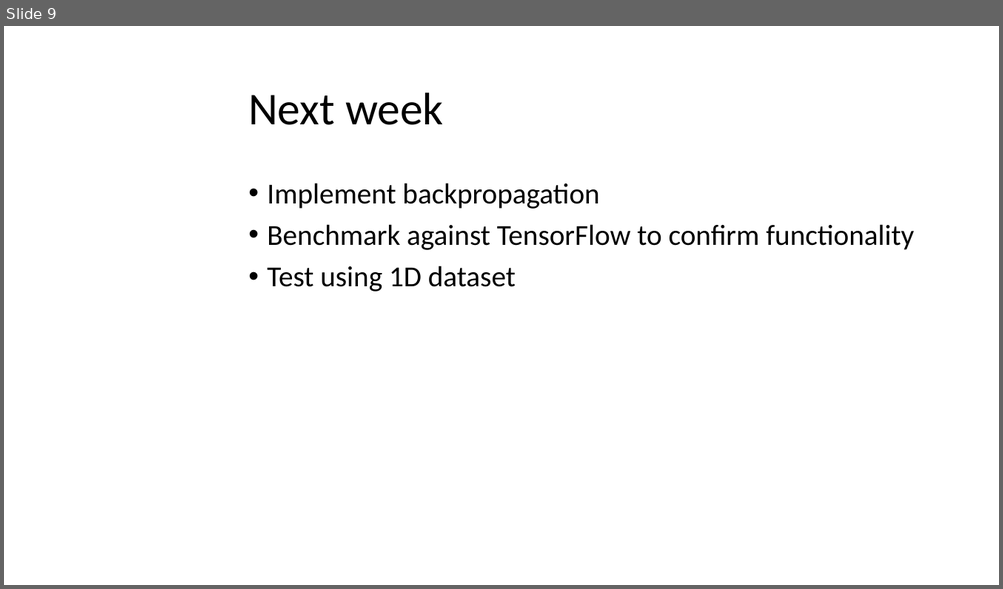
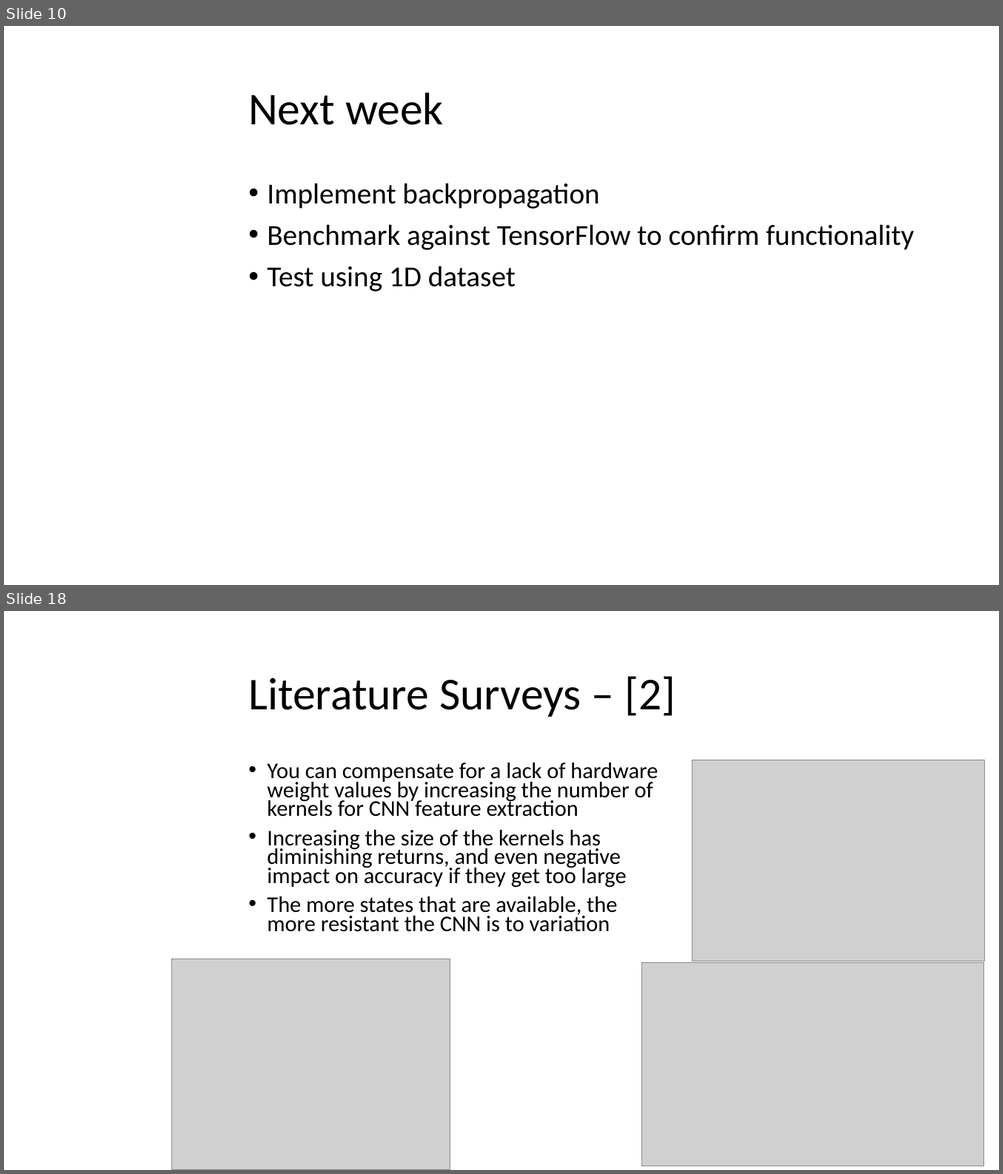
Before and after one commit to mayersjd/HardwareCNN, a slide deck: Presentations/ProjectPresentation_02-18.pptx. Shown one above the other, each under a label of ours: slide 9 before the commit, slides 10 and 18 after it; the slides between them are not shown. The pictures are 1003x589 and 1003x1174 pixels, drawn with LibreOffice and Linux fonts; fonts in the diff are those of the drawing; grey boxes stand for pictures; background and template pictures are left out. Boxes give left, top, right and bottom in pixels: in the first picture for what was removed or moved away, otherwise in the second. Text is boxed around its words. In the diff, an @@ line names an element or a change of style, - is before the commit and + after.

```diff
--- a/Presentations/ProjectPresentation_02-18.pptx
+++ b/Presentations/ProjectPresentation_02-18.pptx
@@ slide 18 added at (4,611,999,1170), background picture (left out) @@
@@ title added at (248,676,675,717), 44 pt, text #000000 @@
+Literature Surveys – [2]
@@ text added at (267,763,657,932), 21.7 pt, text #000000 @@
+• You can compensate for a lack of hardware weight values by increasing the number of kernels for CNN feature extraction
+• Increasing the size of the kernels has diminishing returns, and even negative impact on accuracy if they get too large
+• The more states that are available, the more resistant the CNN is to variation
@@ picture added at (692,760,984,962) @@
@@ picture added at (172,960,449,1170) @@
@@ picture added at (642,963,984,1167) @@
@@ what was slide 9 is now slide 10 @@
```
Also in this commit, not shown: 2 slides changed, 10 other slides added, 1 other file.
